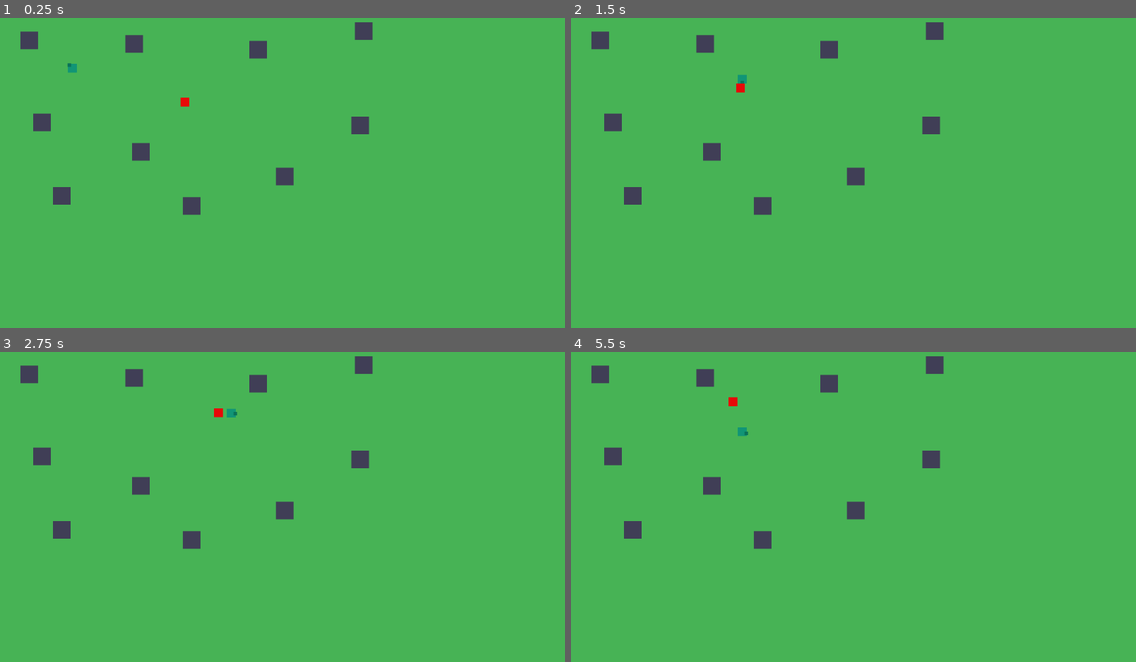
Above: before the commit, frames 1-4 (two rows, left to right).
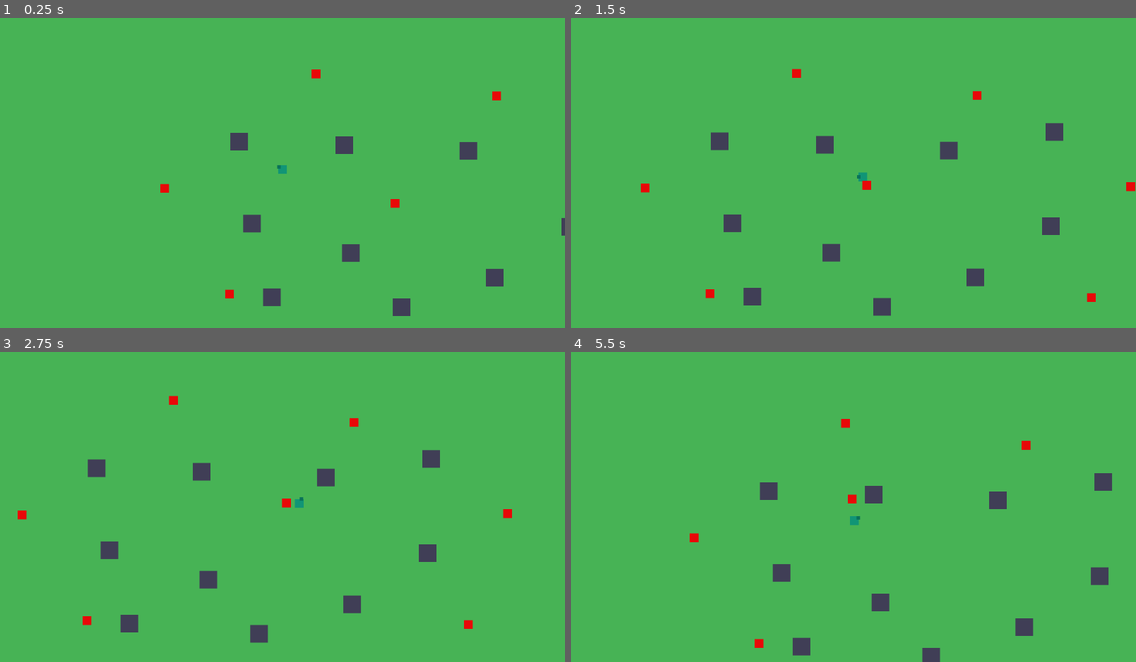
Above: after the commit, the same moments.

Repository: arget4me/TryingToStop
Game: Godot game, scene res://Scenes/SampleScene.tscn
Two runs of this game, one before a commit and one after it. Both use one fixed random seed, a clock stepped at 60 frames per second and the inputs below.
Inputs (mouse positions are in pixels of both pictures, inside the frame that each line leads up to):
- Up to frame 1 (0.25 s): no input
- Up to frame 2 (1.5 s): tap Enter at 0.5 s; move the mouse to (977, 154) at 0.52 s; hold Right (ui_right) 0.53-1.28 s; click (977, 154) at 0.67 s; move the mouse to (740, 185) at 1.27 s; hold Down (ui_down) from 1.28 s (still down)
- Up to frame 3 (2.75 s): move the mouse to (339, 432) at 2.02 s; release Down (ui_down) at 2.03 s; hold Right (ui_right) from 2.03 s (still down)
- Up to frame 4 (5.5 s): move the mouse to (825, 565) at 2.77 s; release Right (ui_right) at 2.78 s; hold Up (ui_up) 2.78-3.53 s; click (825, 565) at 2.92 s; move the mouse to (1023, 550) at 3.52 s; hold Left (ui_left) 3.53-5.03 s; move the mouse to (684, 457) at 4.27 s; move the mouse to (881, 503) at 5.02 s; hold Down (ui_down) from 5.03 s (still down); click (881, 503) at 5.17 s

The runs differ from the first frame. In frame 1, 3.7% of the frame differs, in the area x 3-100%, y 1-97%; in frame 2, 4.0%; in frame 3, 4.2%, in the area x 3-91%, y 1-94%; in frame 4, 4.0%.

Commit message:
Add more enemies and camera follow

Diff:
--- a/GrandTale/Scenes/SampleScene.tscn
+++ b/GrandTale/Scenes/SampleScene.tscn
@@ -8,6 +8,10 @@
 
 [node name="Player" parent="." instance=ExtResource( 1 )]
 position = Vector2( 164, 130 )
+
+[node name="Camera2D" type="Camera2D" parent="Player"]
+current = true
+smoothing_enabled = true
 
 [node name="Rock" parent="." instance=ExtResource( 2 )]
 position = Vector2( 304, 75 )
@@ -39,5 +43,26 @@
 [node name="Rock10" parent="." instance=ExtResource( 2 )]
 position = Vector2( 816, 260 )
 
+[node name="Enemy2" parent="." instance=ExtResource( 3 )]
+position = Vector2( 44, 413 )
+
+[node name="Enemy3" parent="." instance=ExtResource( 3 )]
+position = Vector2( -103, 173 )
+
+[node name="Enemy4" parent="." instance=ExtResource( 3 )]
+position = Vector2( 240, -87 )
+
+[node name="Enemy5" parent="." instance=ExtResource( 3 )]
+position = Vector2( 649, -37 )
+
+[node name="Enemy6" parent="." instance=ExtResource( 3 )]
+position = Vector2( 997, 170 )
+
+[node name="Enemy7" parent="." instance=ExtResource( 3 )]
+position = Vector2( 908, 422 )
+
+[node name="Enemy8" parent="." instance=ExtResource( 3 )]
+position = Vector2( 482, 577 )
+
 [node name="Enemy" parent="." instance=ExtResource( 3 )]
 position = Vector2( 419, 207 )
